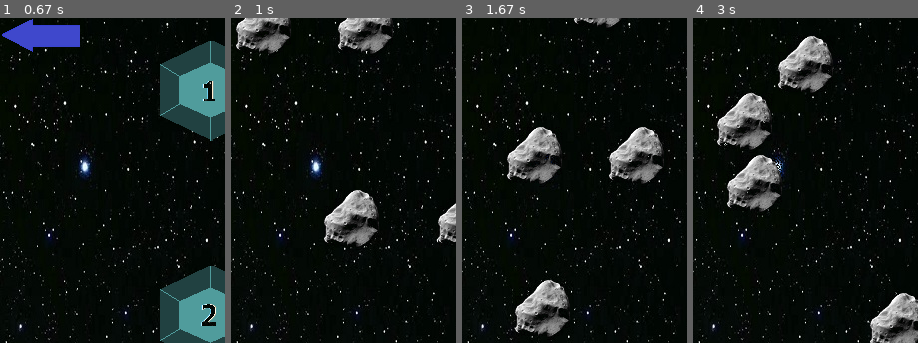
Above: before the commit, frames 1-4 (left to right).
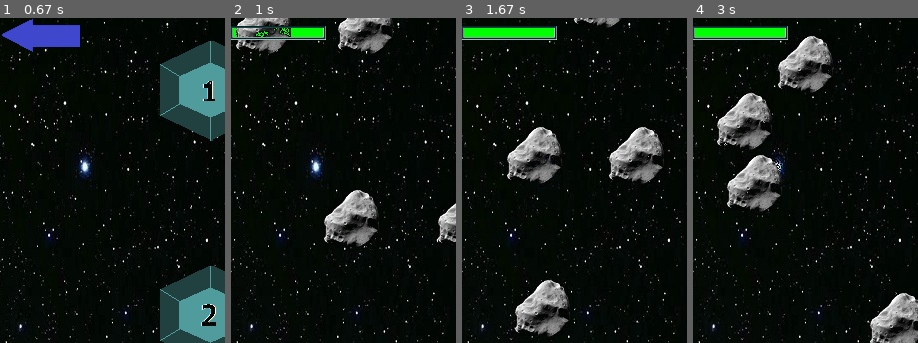
Above: after the commit, the same moments.

Repository: NotnaKO/pygame_project
Game: pygame game, started from game.py
The game is run twice, just before and just after one commit, with the same random seed, the same clock (stepped at 60 frames per second) and the same inputs.
Inputs:
- Up to frame 1 (0.67 s): hold Right from 0.33 s (still down)
- Up to frame 2 (1 s): release Right at 0.8 s; click "PySpace" at 0.88 s
- Up to frame 3 (1.67 s): tap E at 1.17, 1.65 s; hold Up from 1.5 s (still down)
- Up to frame 4 (3 s): release Up at 1.8 s; hold Right 1.83-2.3 s; hold Left 2.33-2.87 s; hold Down from 2.9 s (still down)
The pictures show only the part of the screen within x 0-50%, y 0-50%; the shares and areas given below are measured in that part.

Frame 1 is identical in both runs. In frame 2, 1.2% of the frame differs, in the area x 0-43%, y 2-7%; in frame 3, 1.8%; in frame 4, 1.8%.

Commit message:
Добавлена шкала здоровья

Diff:
--- a/game.py
+++ b/game.py
@@ -167,10 +167,36 @@
         self.dy = 0
 
     def apply(self, obj):
-        obj.rect.y += self.dy
+        if type(obj) != Shakla:
+            obj.rect.y += self.dy
 
     def update(self, target):
         self.dy = -(target.rect.y + target.rect.h - HEIGHT)
+
+
+class Shakla(pygame.sprite.Sprite):
+    def __init__(self, x, y):
+        super().__init__(all_sprites)
+        self.image = images['shkala']
+        self.rect = self.image.get_rect()
+        self.rect.x = x
+        self.rect.y = y
+        self.rw = 94
+        self.rh = 13
+        self.color = None
+
+    def draw(self, h):
+        if h >= 70:
+            self.color = pygame.Color('green')
+        elif 30 <= h < 70:
+            self.color = pygame.Color('yellow')
+        else:
+            self.color = pygame.Color('red')
+        pygame.draw.rect(screen, self.color, (self.rect.x, self.rect.y + 12, self.rw * (h / 100), self.rh - 3))
+
+    def update(self):
+        if player is not None:
+            self.draw(player.health)
 
 
 def view_lesson():
@@ -224,7 +250,7 @@
 meteors_group = pygame.sprite.Group()
 weapons_group = pygame.sprite.Group()
 images = {'player': load_image('player.jpg', -1), 'meteor': load_image('meteor.jpg', -1),
-          'red_weap': load_image('red_weapon.png', -1)}
+          'red_weap': load_image('red_weapon.png', -1), 'shkala': load_image('shkala.png', -1)}
 camera = Camera()
 all_sprites = pygame.sprite.Group()
 levelmap, n = start_screen()
@@ -249,7 +275,7 @@
     screen.blit(fon, (0, 0))
     righting, lefting = False, False
     accel, deccel = False, False
-
+    sk = Shakla(0, 0)
     while True:
         fon = pygame.transform.scale(load_image('fon.jpg'), (WIDTH, HEIGHT))
         screen.blit(fon, (0, 0))
Binary file added: data/shkala.png
